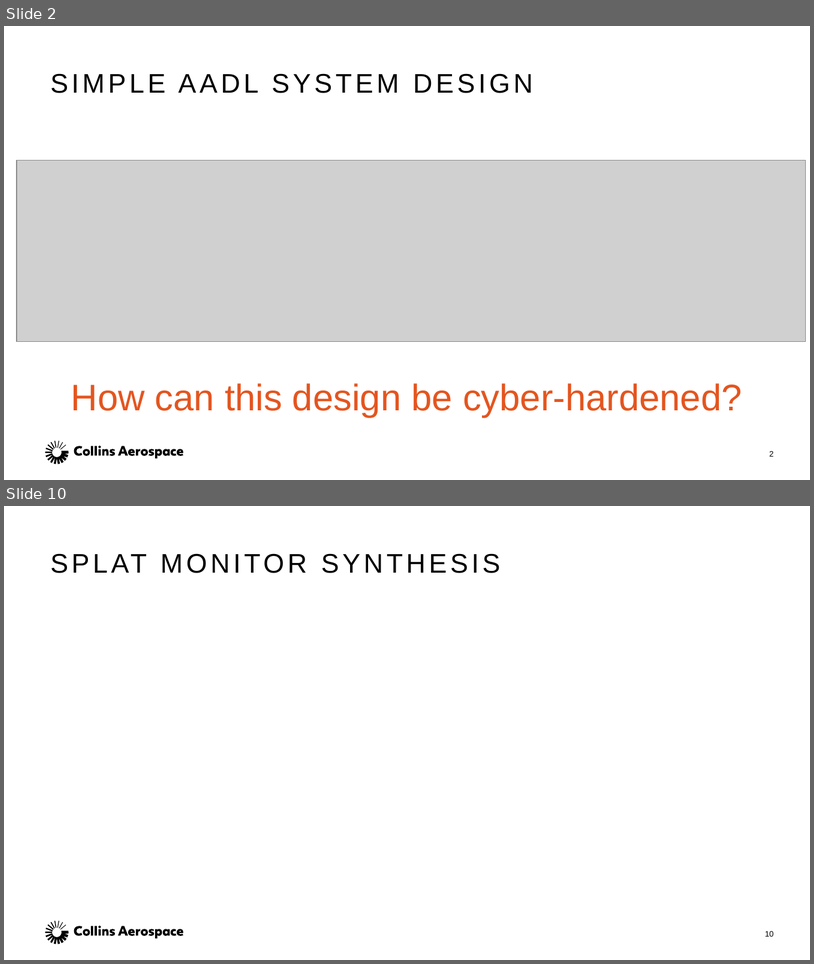
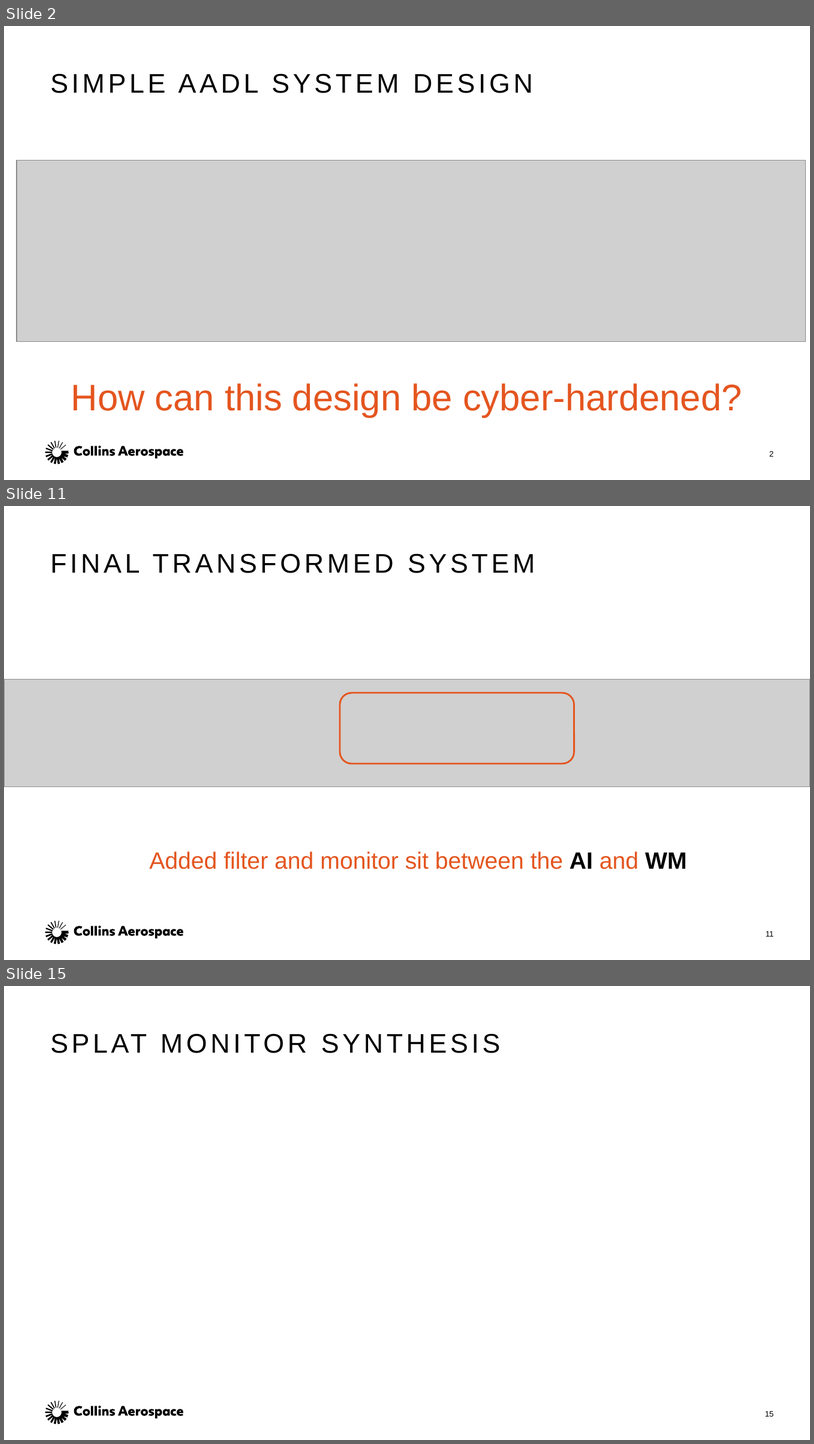
Before and after one commit to ericmercer/verified-mon-flt-synthesis, a slide deck: presentation/MODELS-2021.pptx. Shown one above the other, each under a label of ours: slides 2 and 10 before the commit, slides 2, 11 and 15 after it; the slides between them are not shown. The pictures are 814x964 and 814x1444 pixels, drawn with LibreOffice and Linux fonts; fonts in the diff are those of the drawing; grey boxes stand for pictures. Boxes give left, top, right and bottom in pixels: in the first picture for what was removed or moved away, otherwise in the second. Text is boxed around its words. In the diff, an @@ line names an element or a change of style, - is before the commit and + after.

```diff
--- a/presentation/MODELS-2021.pptx
+++ b/presentation/MODELS-2021.pptx
@@ slide 11 added at (4,506,810,960), background #FFFFFF; not listed: 1 template element that a slide beside it also shows @@
@@ title added at (50,553,535,573), 32 pt, text #000000 @@
+FINAL TRANSFORMED SYSTEM
@@ picture added at (4,679,810,787) @@
@@ rounded rectangle added at (341,693,575,764), outline #E4551F 2 pt @@
@@ text added at (149,851,687,869), 28 pt, text #E4551F @@
+Added filter and monitor sit between the AI and WM
@@ page number added at (766,931,774,936), 9.3 pt, text #000000 @@
+11
@@ what was slide 10 is now slide 15 @@
@@ page number at (765,1411,774,1416): text changed @@
-10
+15
```
Also in this commit, not shown: 5 slides changed, 6 other slides added, 2 slides removed, 1 other file.
